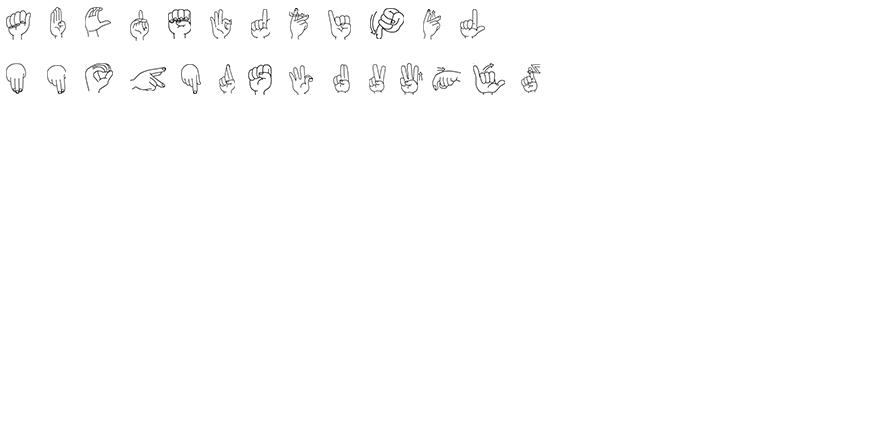
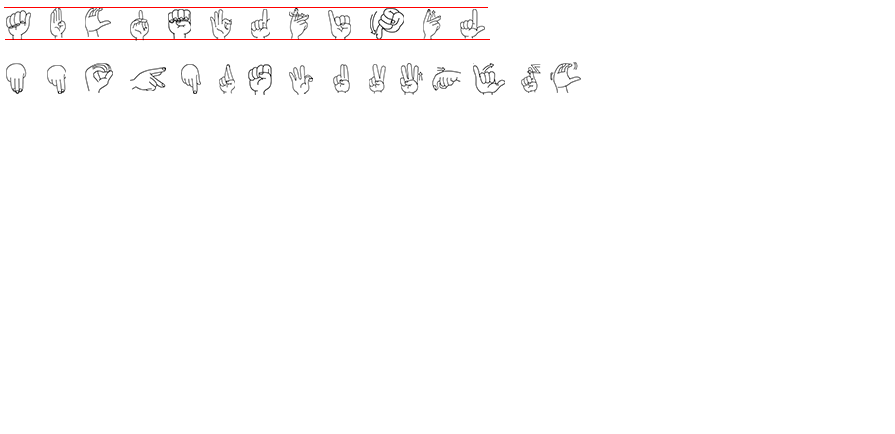
Layers edited between the first and the second 895×434 image:
showed "Forma 1" over [4, 7, 488, 8]
added layer "ç" above "Forma 2 copiar" over [550, 62, 581, 93]
showed "Forma 2" over [5, 39, 490, 40]
